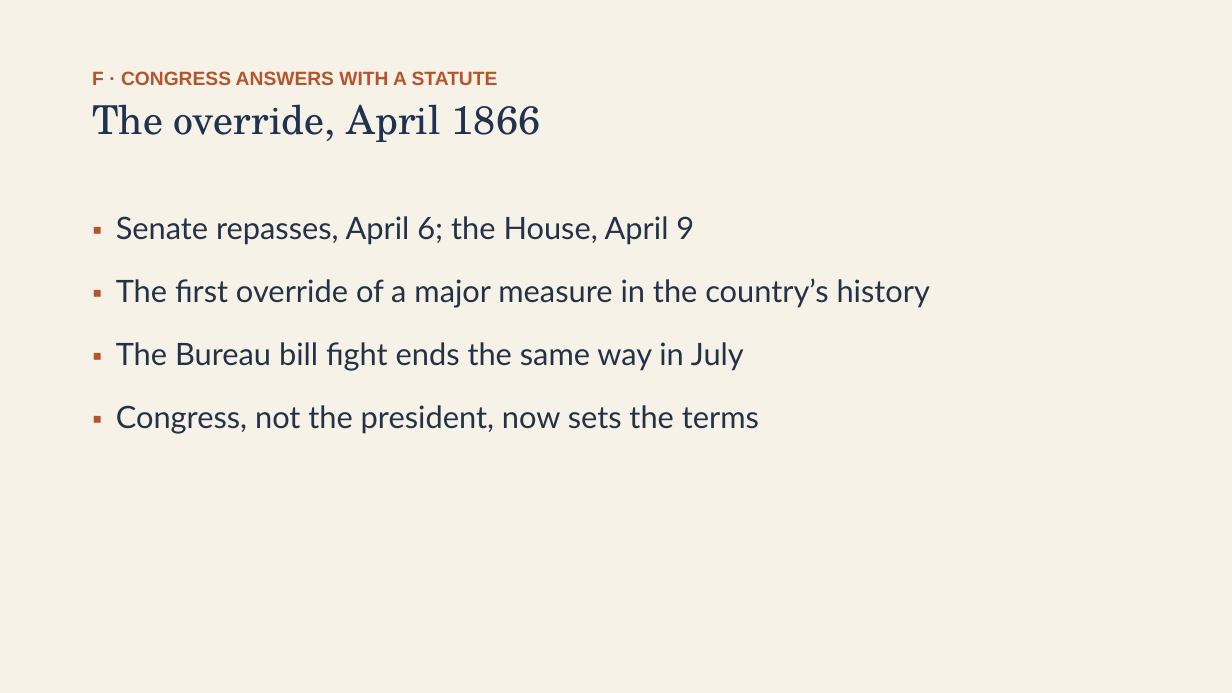
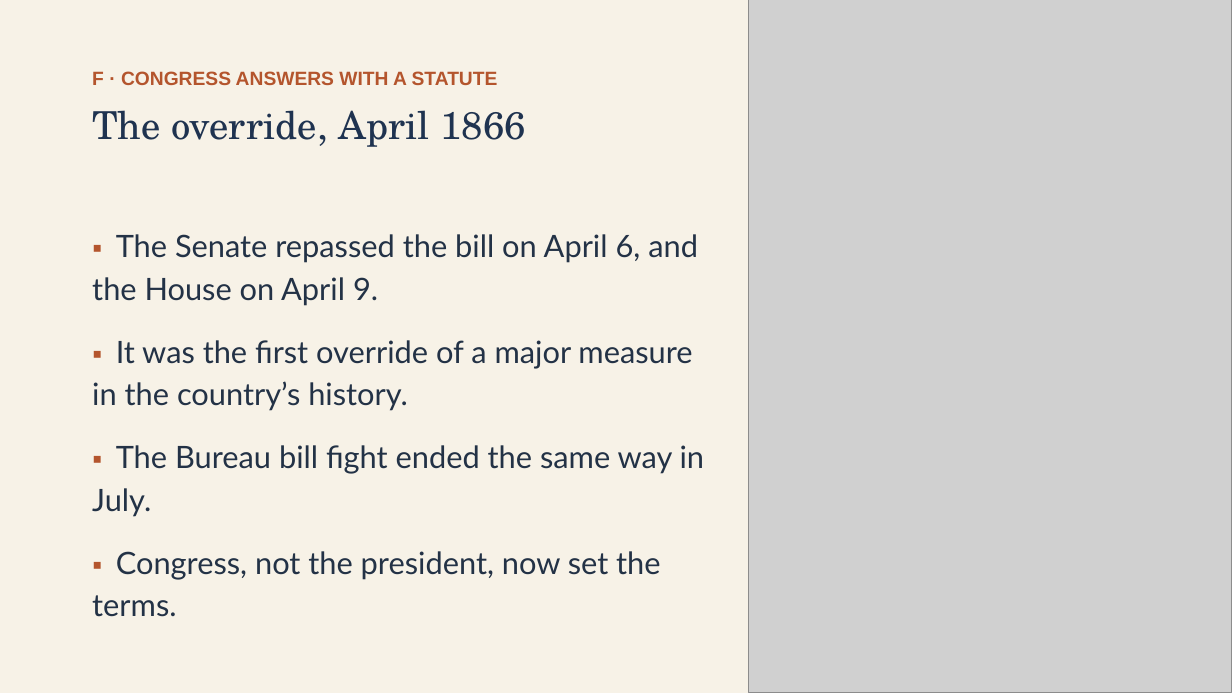
Before and after one commit to ab17gthb/humanities-curriculum-group, a slide deck: slide 19 of reconstruction/lesson-02/lesson-02-slides.pptx. Drawn at 1232x693 pixels with LibreOffice and Linux fonts; fonts in the diff are those of the drawing; grey boxes stand for pictures. Boxes give left, top, right and bottom in pixels: in the first picture for what was removed or moved away, otherwise in the second. Text is boxed around its words. In the diff, an @@ line names an element or a change of style, - is before the commit and + after.

```diff
--- a/reconstruction/lesson-02/lesson-02-slides.pptx
+++ b/reconstruction/lesson-02/lesson-02-slides.pptx
@@ picture added at [749, 0, 1232, 693] @@
@@ text "The override, April 1866" at [92, 110, 526, 147]: size 31 to 30 pt; line spacing 1.05 to 1.18 @@
@@ text at [92, 234, 705, 617]: text changed @@
-▪ Senate repasses, April 6; the House, April 9
-▪ The first override of a major measure in the country’s history
-▪ The Bureau bill fight ends the same way in July
-▪ Congress, not the president, now sets the terms
+▪ The Senate repassed the bill on April 6, and the House on April 9.
+▪ It was the first override of a major measure in the country’s history.
+▪ The Bureau bill fight ended the same way in July.
+▪ Congress, not the president, now set the terms.
```
Also in this commit, not shown: 9 other slides changed, 6 other files.
